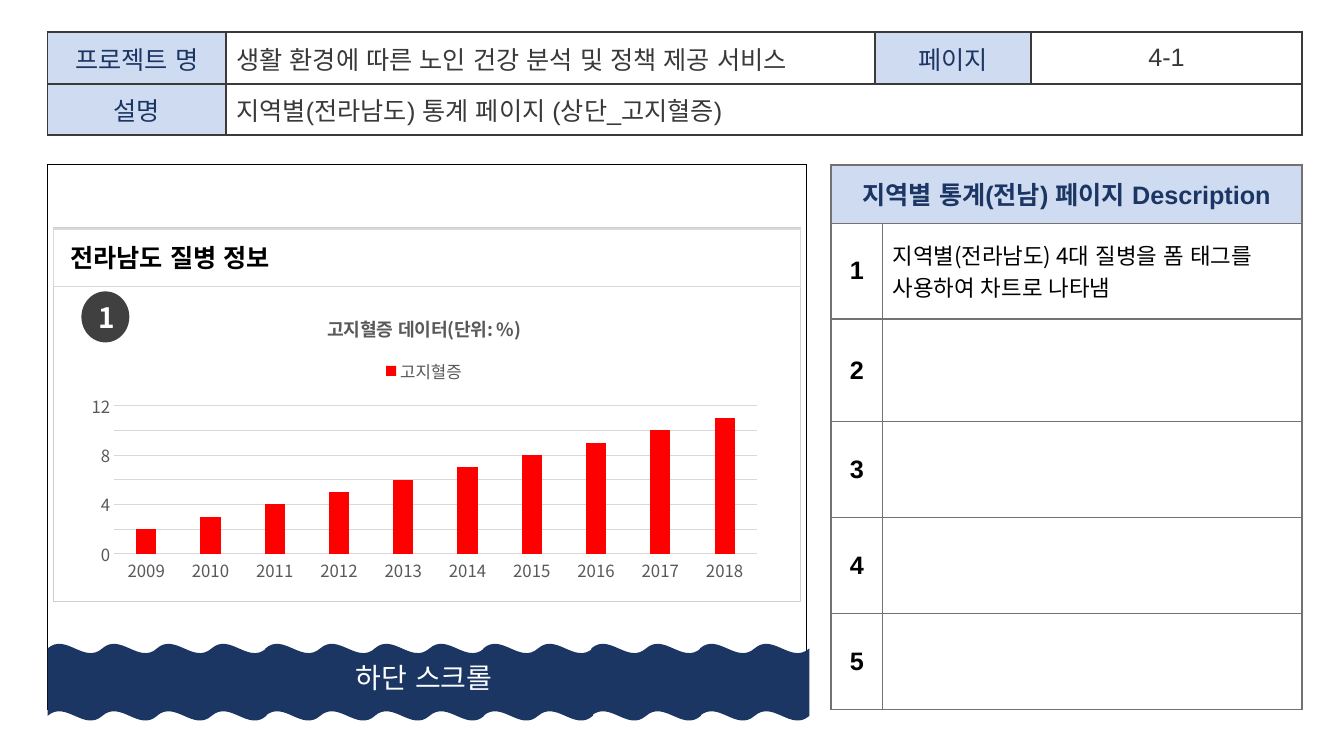
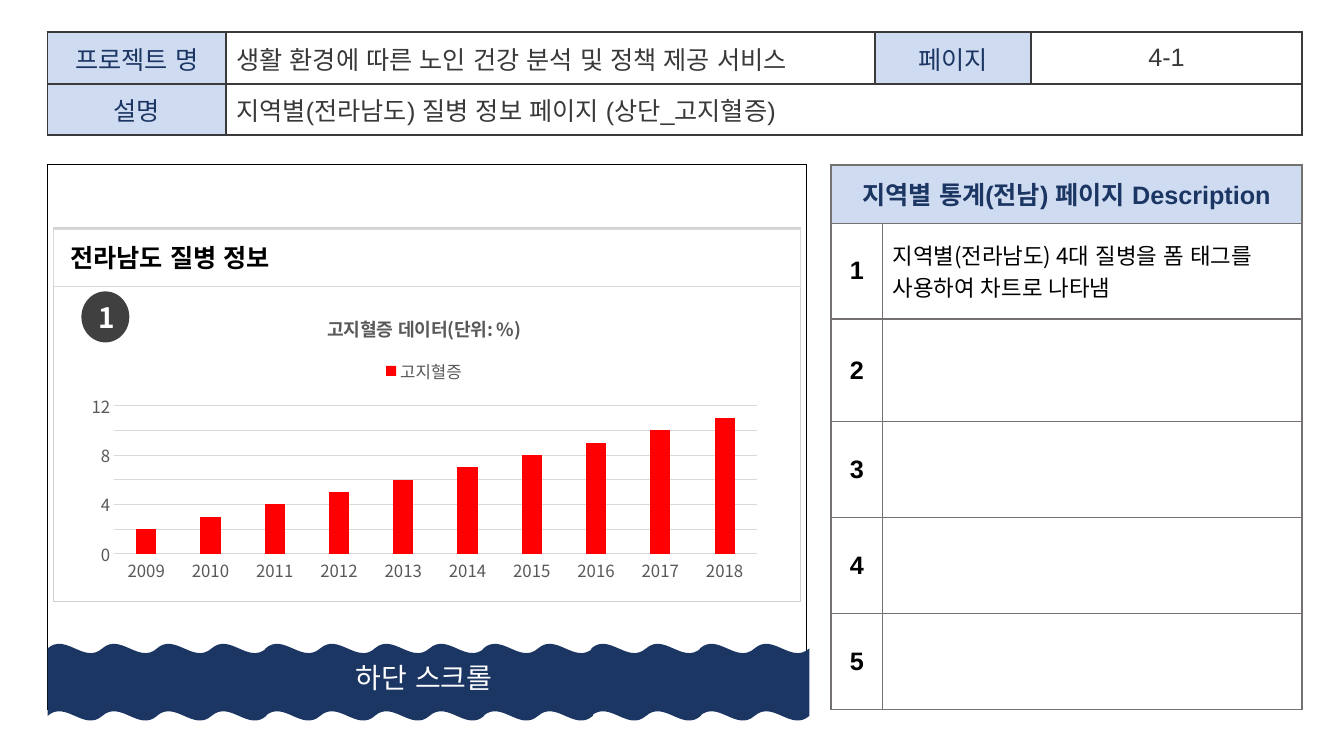
Before and after one commit to p1p2p1/Project_DLT, a slide deck: slide 15 of project_1/4. 화면설계서/2조_화면설계서_V0.7.pptx. Drawn at 1344x756 pixels with LibreOffice and Linux fonts; fonts in the diff are those of the drawing. Boxes give left, top, right and bottom in pixels: in the first picture for what was removed or moved away, otherwise in the second. Text is boxed around its words. In the diff, an @@ line names an element or a change of style, - is before the commit and + after.

```diff
--- a/project_1/4. 화면설계서/2조_화면설계서_V0.7.pptx
+++ b/project_1/4. 화면설계서/2조_화면설계서_V0.7.pptx
@@ table at (x1=47, y1=32, x2=1303, y2=135) @@
-row 2, column 2: 지역별(전라남도) 통계 페이지 (상단_고지혈증)
+row 2, column 2: 지역별(전라남도) 질병 정보 페이지 (상단_고지혈증)
```
Also in this commit, not shown: 15 other slides changed.
